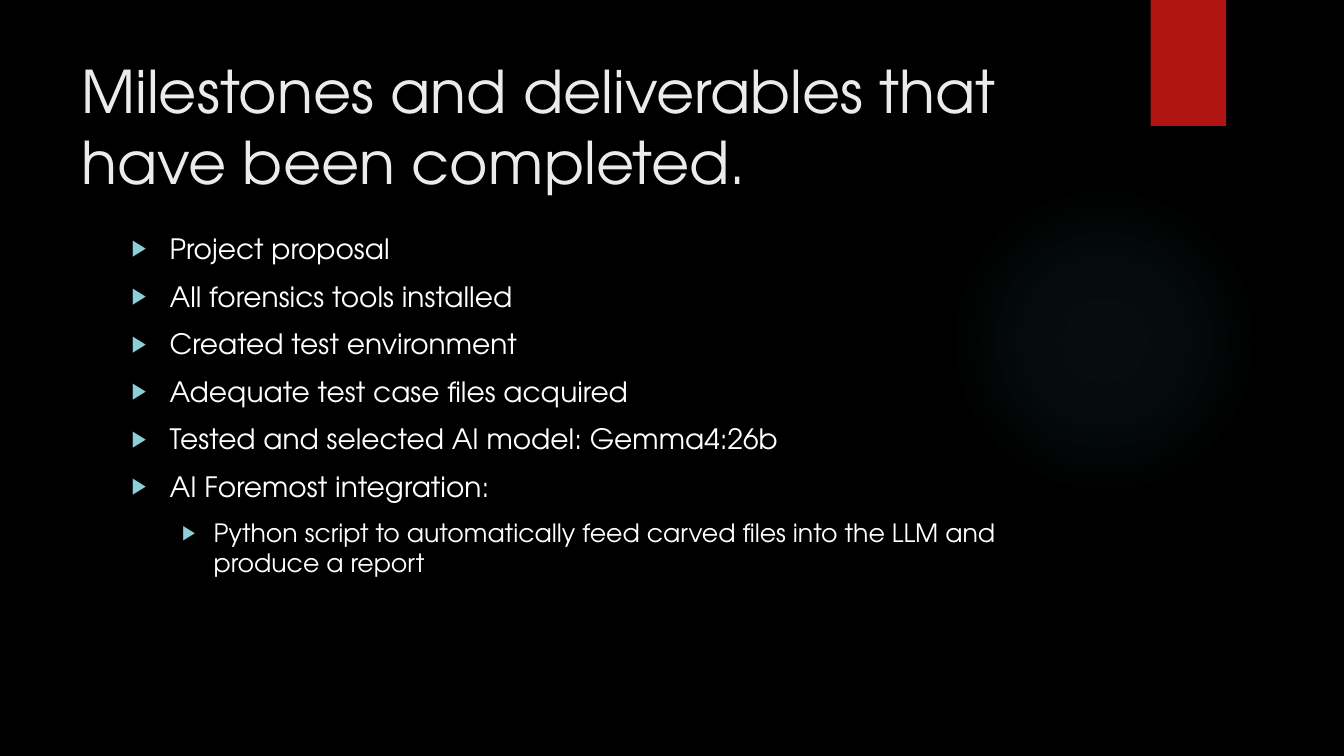
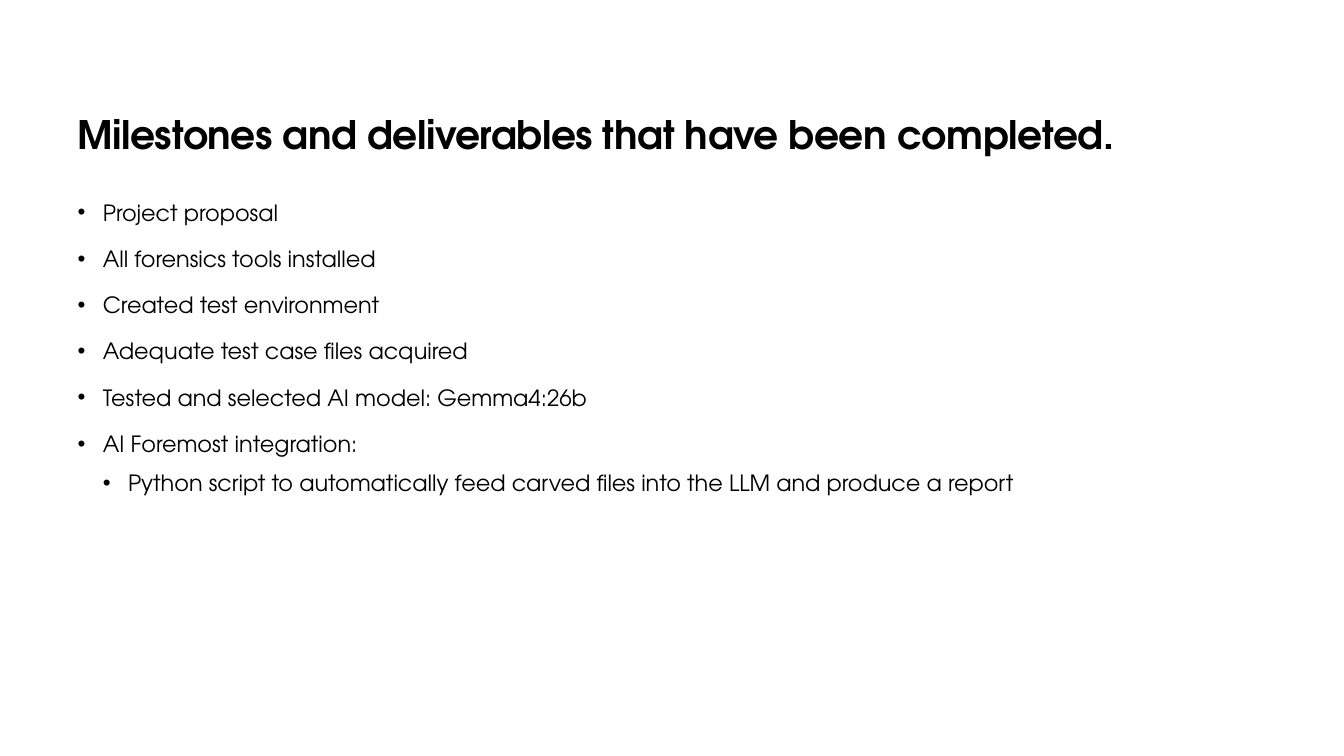
Before and after one commit to DavidSushames/BHB-Capstone, a slide deck: slide 5 of Academic Documents/Powerpoint wkg/Mid project Update - Dave v1.1 14-09.pptx. Drawn at 1344x756 pixels with LibreOffice and Linux fonts; fonts in the diff are those of the drawing; background and template pictures are left out. Boxes give left, top, right and bottom in pixels: in the first picture for what was removed or moved away, otherwise in the second. Text is boxed around its words. In the diff, an @@ line names an element or a change of style, - is before the commit and + after.

```diff
--- a/Academic Documents/Powerpoint wkg/Mid project Update - Dave v1.1 14-09.pptx
+++ b/Academic Documents/Powerpoint wkg/Mid project Update - Dave v1.1 14-09.pptx
@@ background picture (left out) to #FFFFFF @@
@@ rectangle removed at box(1150, 0, 1226, 126) @@
@@ title "Milestones and deliverables that have ..." at box(78, 119, 1114, 157): size 42 to 28 pt, text colour #EBEBEB to #000000, letter spacing 0 to -0.3 pt, bold on; line spacing 1 to 0.95; vertical alignment top to bottom @@
@@ text "Project proposal": place and size @@
-text "Project proposal" at box(170, 238, 995, 577)
+text "Project proposal" at box(103, 204, 1013, 496)
@@ text "Project proposal" at box(103, 204, 1013, 496): size 20 to 16 pt in "Project proposal", "All forensics tools installed", "Created test environment", "Adequate test case files acquired" and 2 more places; text colour #FFFFFF to #000000; size 18 to 16 pt in "Python script to automatically feed carved files ..."; bullet ▶ to •; line spacing 1 to 1.2; less space between paragraphs @@
@@ ellipse removed at box(949, 185, 1259, 495) @@
```
Also in this commit, not shown: 10 other slides changed, 5 other files.
